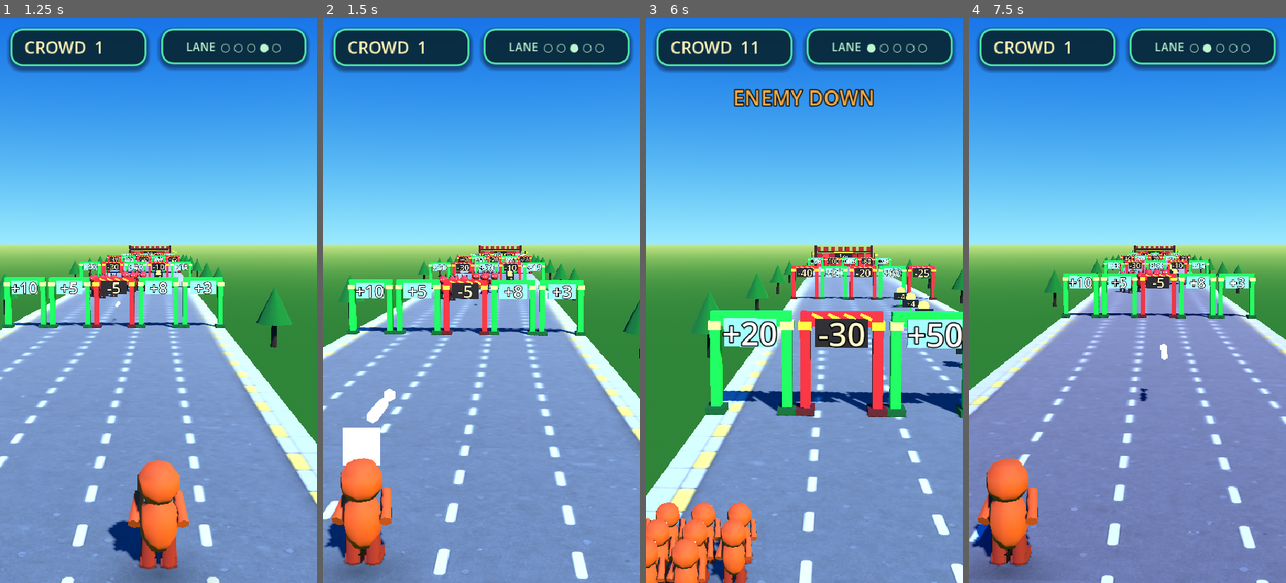
Above: before the commit, frames 1-4 (left to right).
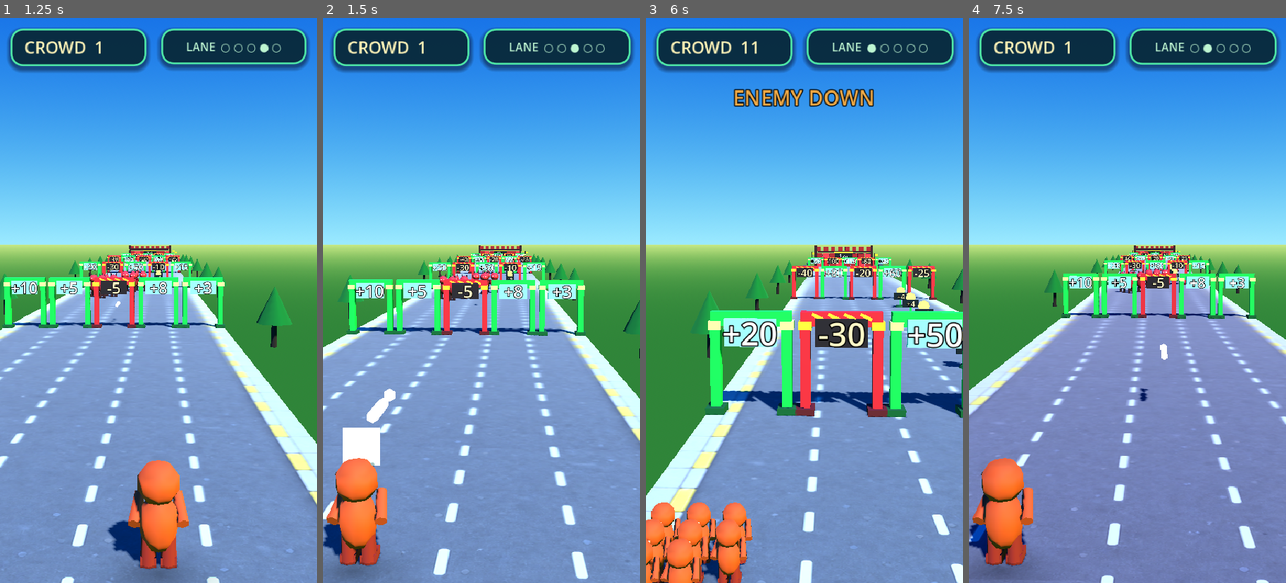
Above: after the commit, the same moments.

Repository: hobsojam/steven-bolt
Game: Godot game, scene res://scenes/main.tscn
The game is run twice, just before and just after one commit, with the same random seed, the same clock (stepped at 60 frames per second) and the same inputs.
Inputs (mouse positions are in pixels of both pictures, inside the frame that each line leads up to):
- Up to frame 1 (1.25 s): tap Enter (ui_accept) at 0.5, 0.77 s; move the mouse to (142, 413) at 0.52 s; hold Right (lane_right) from 0.53 s (still down); click (142, 413) at 0.67 s
- Up to frame 2 (1.5 s): release Right (lane_right) at 1.25 s; drag from (576, 385) to (465, 413) at 1.27 s
- Up to frame 3 (6 s): move the mouse to (709, 215) at 2.02 s; hold Left (lane_left) 2.03-2.75 s; drag from (820, 300) to (709, 215) at 2.77 s; move the mouse to (756, 159) at 3.52 s; hold Left (lane_left) 3.53-4.25 s; tap Enter (ui_accept) at 3.77 s; drag from (874, 272) to (756, 159) at 4.27 s; move the mouse to (741, 328) at 5.02 s; hold Right (lane_right) 5.03-5.75 s; click (741, 328) at 5.17 s; drag from (836, 176) to (741, 328) at 5.77 s
- Up to frame 4 (7.5 s): move the mouse to (1111, 413) at 6.52 s; hold Right (lane_right) 6.53-7.25 s; tap Enter (ui_accept) at 6.77, 7.25 s; drag from (1222, 385) to (1111, 413) at 7.27 s

Frame 1 is identical in both runs. In frame 2, 1.7% of the frame differs, in the area x 0-98%, y 1-97%; in frame 3, 2.6%, in the area x 0-98%, y 1-100%; in frame 4, 1.8%.

Commit message:
Calm the lane-change motion further
Round one only de-sprung the crowd lean; the sideways lurch it kept
(offset the crowd visual against the move, then glide back) still read as
a wobble, and the HUD lane panel still popped with a TRANS_BACK
overshoot.

- crowd lean: drop the position.x lurch entirely; keep only a faint
  rotation bank (0.05 -> 0.03 rad) easing back with TRANS_SINE.
- HUD lane panel: 1.05 -> 1.03 scale pop, TRANS_BACK -> TRANS_QUAD (no
  overshoot), 0.12s -> 0.10s.

The crowd root still snaps to the new lane instantly; gate resolution
unaffected.

Co-Authored-By: Claude Sonnet 5 <noreply@anthropic.com>
Claude-Session: https://claude.ai/code/session_017m3eYGUxbQus8D5C5bJcB8

Diff:
--- a/scripts/crowd_controller.gd
+++ b/scripts/crowd_controller.gd
@@ -85,15 +85,12 @@
 func _play_lane_lean(direction: int) -> void:
 	if _lane_kick_tween and _lane_kick_tween.is_valid():
 		_lane_kick_tween.kill()
-	# A brief trailing offset + bank that eases straight back to neutral.
-	# No overshoot (TRANS_QUART, not TRANS_BACK) - it should read as the
-	# crowd leaning into the move, not springing.
-	_crowd_visual.position.x = -direction * 0.12
-	_crowd_visual.rotation.z = -direction * 0.05
-	_lane_kick_tween = create_tween().set_parallel(true)
-	_lane_kick_tween.set_trans(Tween.TRANS_QUART).set_ease(Tween.EASE_OUT)
-	_lane_kick_tween.tween_property(_crowd_visual, "position:x", 0.0, 0.16)
-	_lane_kick_tween.tween_property(_crowd_visual, "rotation:z", 0.0, 0.16)
+	# Only a faint bank into the move that eases straight back to level -
+	# no sideways lurch, no overshoot.
+	_crowd_visual.rotation.z = -direction * 0.03
+	_lane_kick_tween = create_tween()
+	_lane_kick_tween.set_trans(Tween.TRANS_SINE).set_ease(Tween.EASE_OUT)
+	_lane_kick_tween.tween_property(_crowd_visual, "rotation:z", 0.0, 0.12)
 
 
 func apply_gate(op: String, value: int) -> void:
--- a/scripts/game_hud.gd
+++ b/scripts/game_hud.gd
@@ -81,10 +81,10 @@
 	_audio.play_feedback(&"lane")
 	if _lane_tween and _lane_tween.is_valid():
 		_lane_tween.kill()
-	_lane_panel.scale = Vector2(1.05, 1.05)
+	_lane_panel.scale = Vector2(1.03, 1.03)
 	_lane_tween = create_tween()
-	_lane_tween.set_trans(Tween.TRANS_BACK).set_ease(Tween.EASE_OUT)
-	_lane_tween.tween_property(_lane_panel, "scale", Vector2.ONE, 0.12)
+	_lane_tween.set_trans(Tween.TRANS_QUAD).set_ease(Tween.EASE_OUT)
+	_lane_tween.tween_property(_lane_panel, "scale", Vector2.ONE, 0.1)
 
 
 func _update_lane_indicator(selected_lane: int) -> void:
